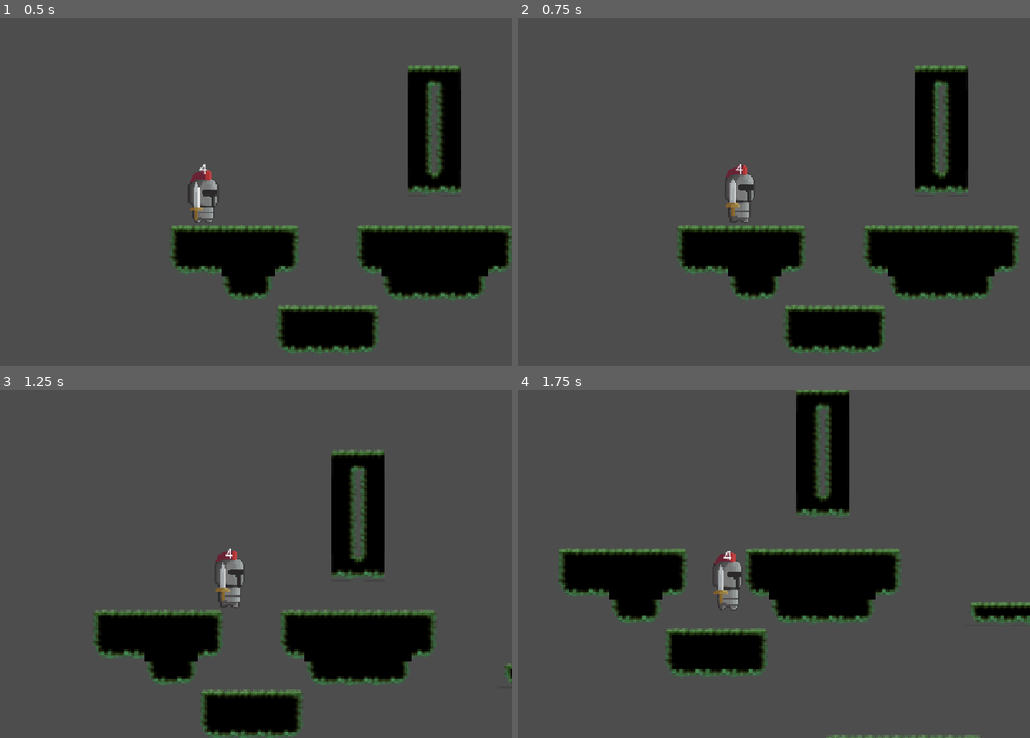
Above: before the commit, frames 1-4 (two rows, left to right).
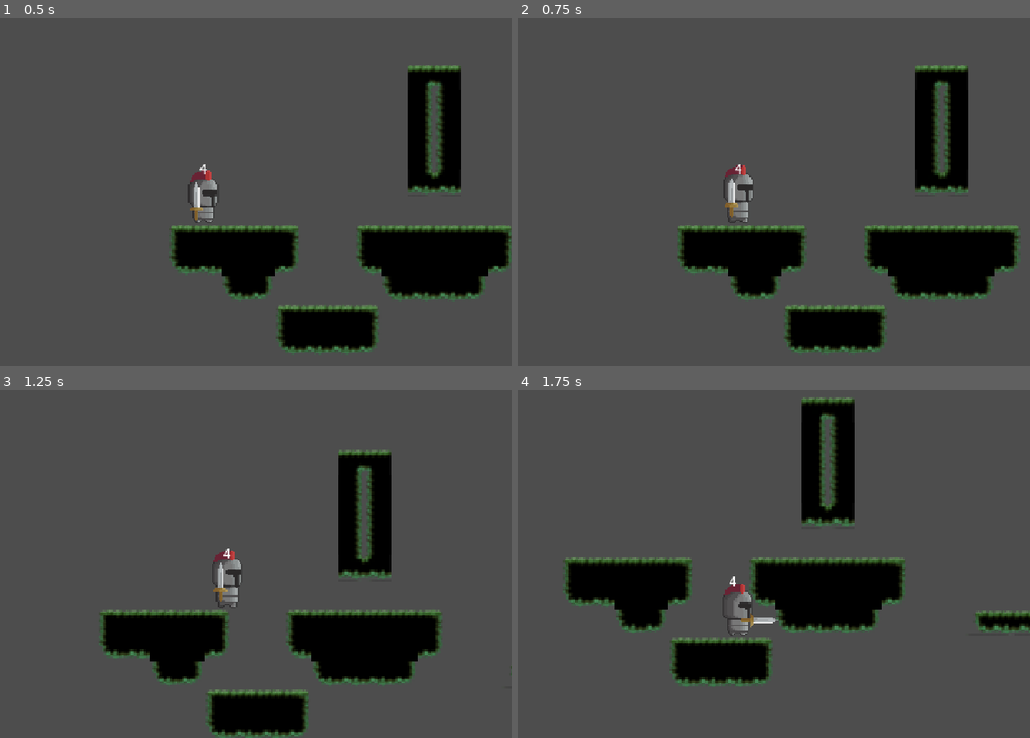
Above: after the commit, the same moments.

Repository: Neyoro3112/Multimedia_VideoJuego
Game: Godot game, scene res://levels/Escenario.tscn
The game is run twice, just before and just after one commit, with the same random seed, the same clock (stepped at 60 frames per second) and the same inputs.
Inputs:
- Up to frame 1 (0.5 s): no input
- Up to frame 2 (0.75 s): hold D (move_right) from 0.53 s (still down); tap Shift (run) at 0.6 s
- Up to frame 3 (1.25 s): keep holding D (move_right); tap Up (jump) at 0.77 s
- Up to frame 4 (1.75 s): keep holding D (move_right); tap C (attack) at 1.35 s; tap Up (jump) at 1.52 s; tap Shift (run) at 1.55 s

Frame 1 is identical in both runs. In frame 2, 0.7% of the frame differs, in the area x 31-98%, y 13-96%; in frame 3, 5.2%; in frame 4, 11%, in the area x 7-100%, y 0-100%.

Commit message:
change player walking and running speed values

Diff:
--- a/characters/player/Player.gd
+++ b/characters/player/Player.gd
@@ -3,8 +3,8 @@
 
 @export var animation_controller: AnimationController
 @export var facing_right = true
-@export var speed = 175
-@export var run_speed = 225
+@export var speed = 160
+@export var run_speed = 215
 @export var jump_speed = 300
 @export var attack_speed = 100
 @export var roll_speed = 520.
